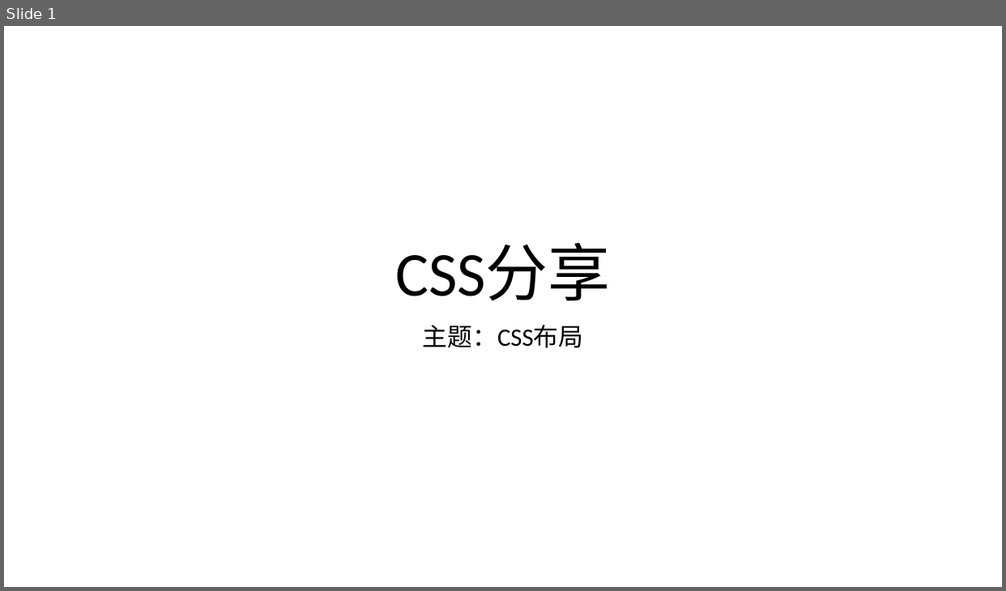
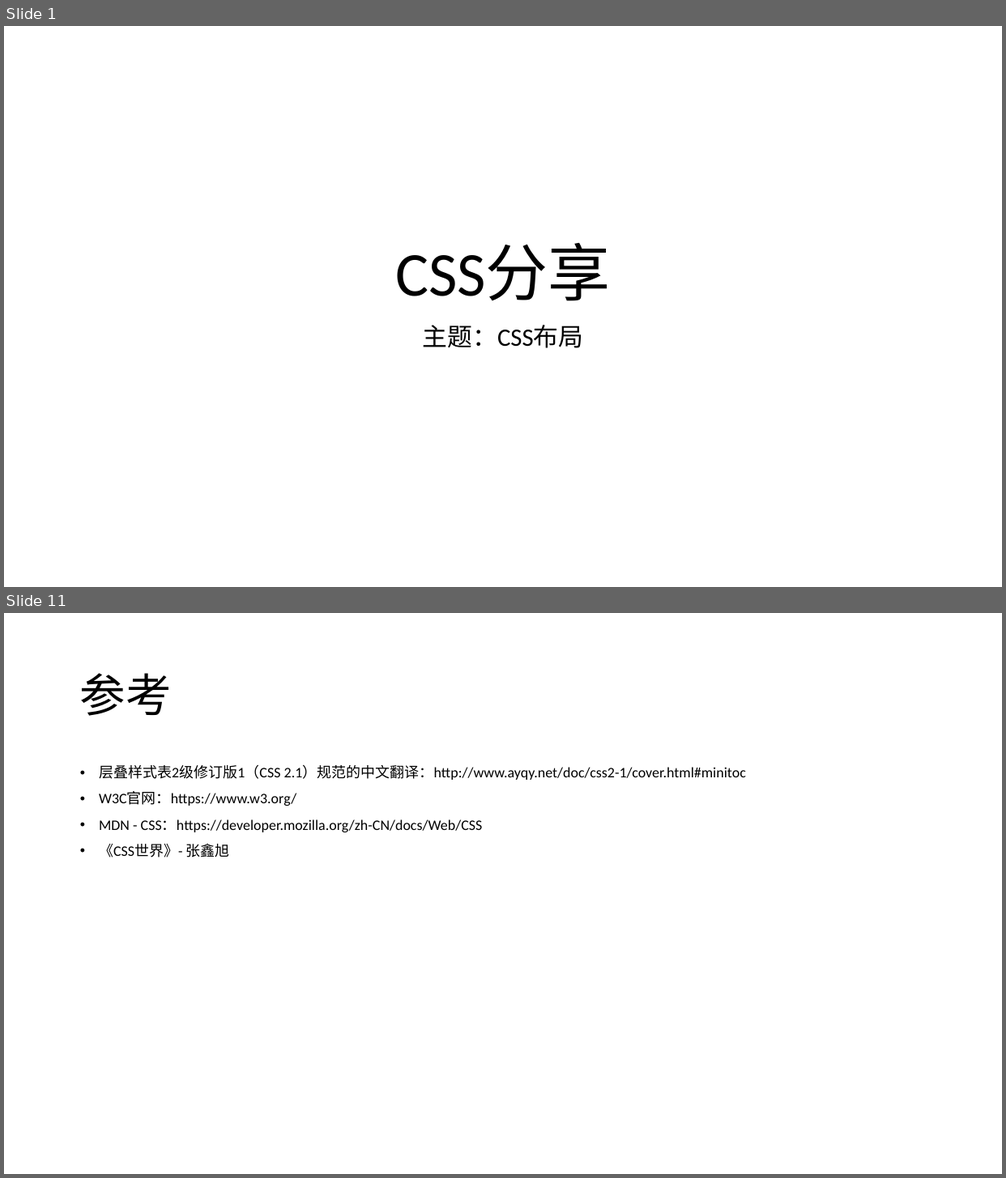
Before and after one commit to FBmm/Frontend-blog, a slide deck: CSS/css分享/css分享 - 布局.pptx. Shown one above the other, each under a label of ours: slide 1 before the commit, slides 1 and 11 after it; the slides between them are not shown. The pictures are 1006x591 and 1006x1178 pixels, drawn with LibreOffice and Linux fonts; fonts in the diff are those of the drawing. Boxes give left, top, right and bottom in pixels: in the first picture for what was removed or moved away, otherwise in the second. Text is boxed around its words. In the diff, an @@ line names an element or a change of style, - is before the commit and + after.

```diff
--- a/CSS/css分享/css分享 - 布局.pptx
+++ b/CSS/css分享/css分享 - 布局.pptx
@@ slide 11 added at (4,613,1002,1174), background #FFFFFF @@
@@ title added at (80,673,172,716), 44 pt, text #000000 @@
+参考
@@ text added at (99,765,746,858), 14 pt, text #000000 @@
+• 层叠样式表2级修订版1（CSS 2.1）规范的中文翻译：http://www.ayqy.net/doc/css2-1/cover.html#minitoc
+• W3C官网：https://www.w3.org/
+• MDN - CSS：https://developer.mozilla.org/zh-CN/docs/Web/CSS
+• 《CSS世界》- 张鑫旭
```
Also in this commit, not shown: 6 slides changed, 3 other slides added, 1 slide removed, 3 other files.
